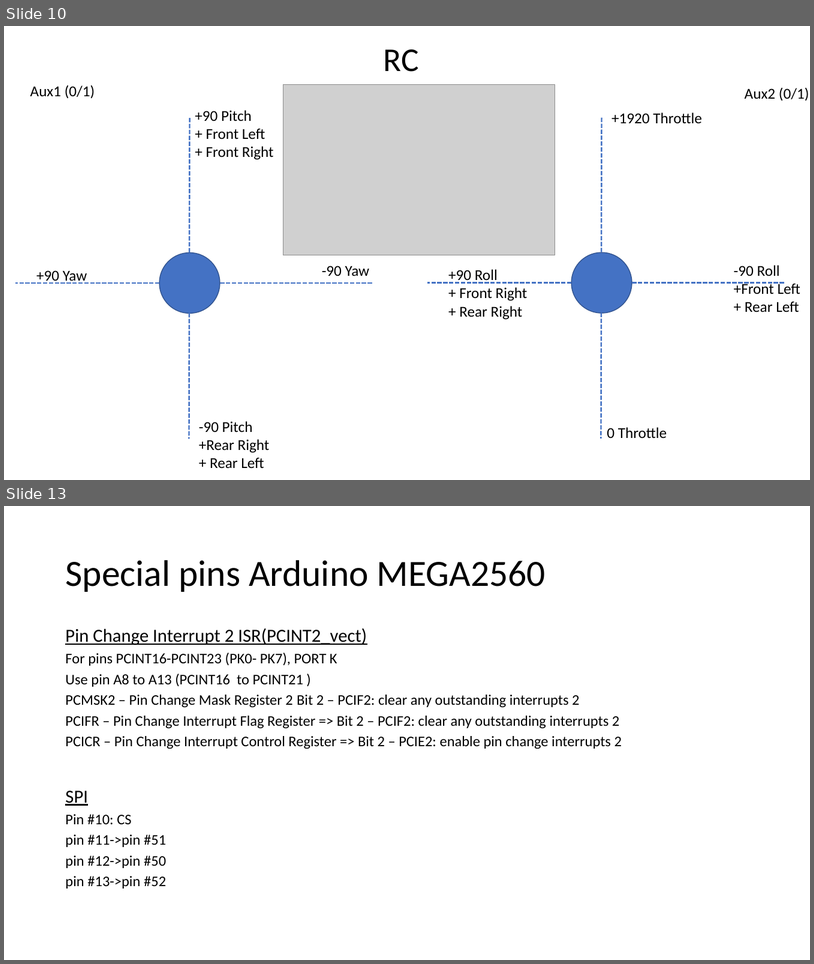
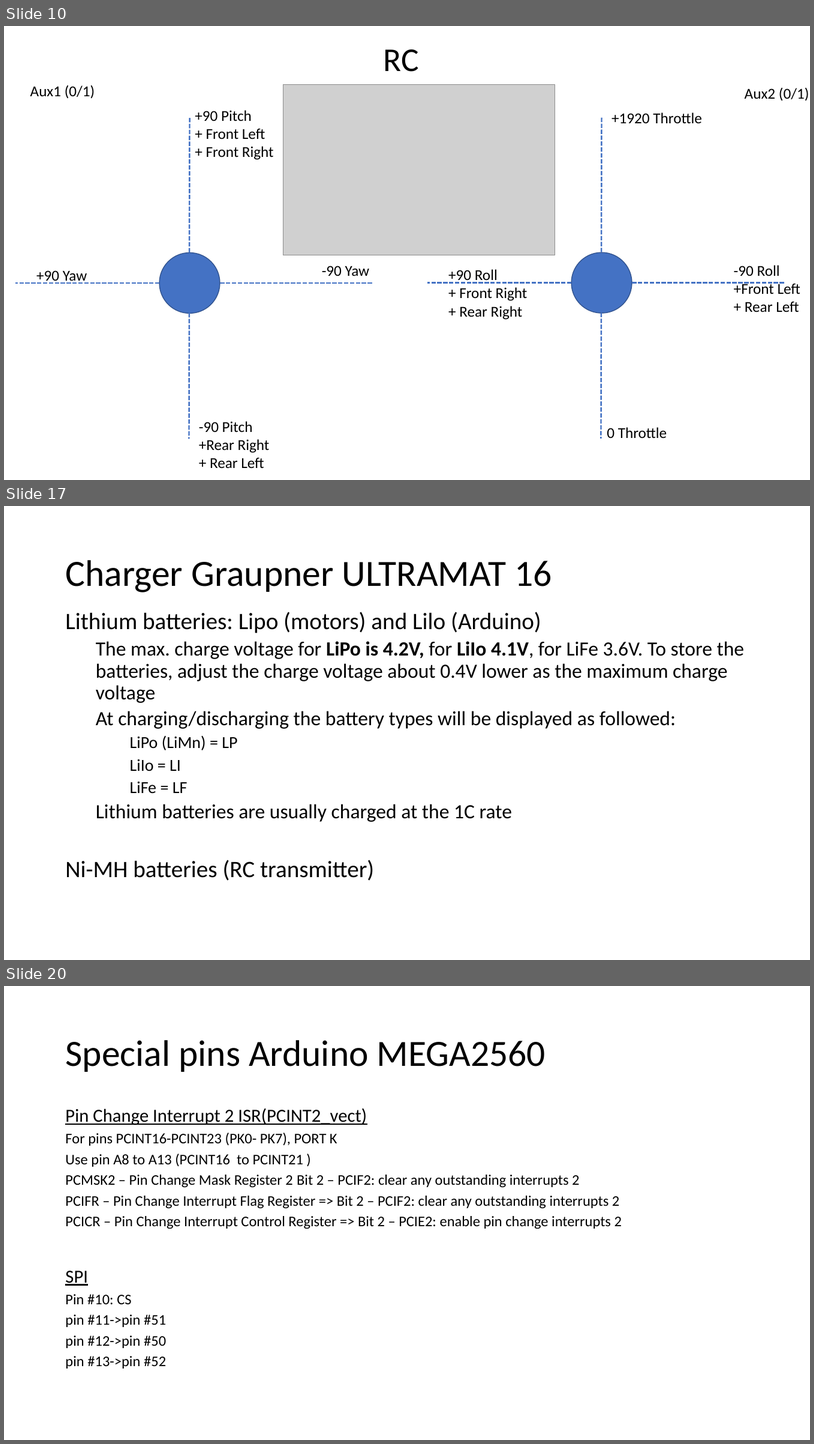
Before and after one commit to RobotEdh/RobotMicroControl, a slide deck: libraries/Diagramm Drone.pptx. Shown one above the other, each under a label of ours: slides 10 and 13 before the commit, slides 10, 17 and 20 after it; the slides between them are not shown. The pictures are 814x964 and 814x1444 pixels, drawn with LibreOffice and Linux fonts; fonts in the diff are those of the drawing; grey boxes stand for pictures. Boxes give left, top, right and bottom in pixels: in the first picture for what was removed or moved away, otherwise in the second. Text is boxed around its words. In the diff, an @@ line names an element or a change of style, - is before the commit and + after.

```diff
--- a/libraries/Diagramm Drone.pptx
+++ b/libraries/Diagramm Drone.pptx
@@ slide 17 added at box(4, 506, 810, 960), background #FFFFFF @@
@@ title added at box(65, 560, 552, 592), 44 pt, text #000000 @@
+Charger Graupner ULTRAMAT 16
@@ text added at box(65, 612, 745, 880), 24 pt, text #000000 @@
+Lithium batteries: Lipo (motors) and Lilo (Arduino)
+  The max. charge voltage for LiPo is 4.2V, for LiIo 4.1V, for LiFe 3.6V. To store the batteries, adjust the charge voltage about 0.4V lower as the maximum charge voltage
+  At charging/discharging the battery types will be displayed as followed:
+    LiPo (LiMn) = LP
+    LiIo = LI
+    LiFe = LF
+  Lithium batteries are usually charged at the 1C rate
+Ni-MH batteries (RC transmitter)
@@ what was slide 13 is now slide 20 @@
```
Also in this commit, not shown: 3 slides changed, 7 other slides added, 1 slide removed, 3 other files.
